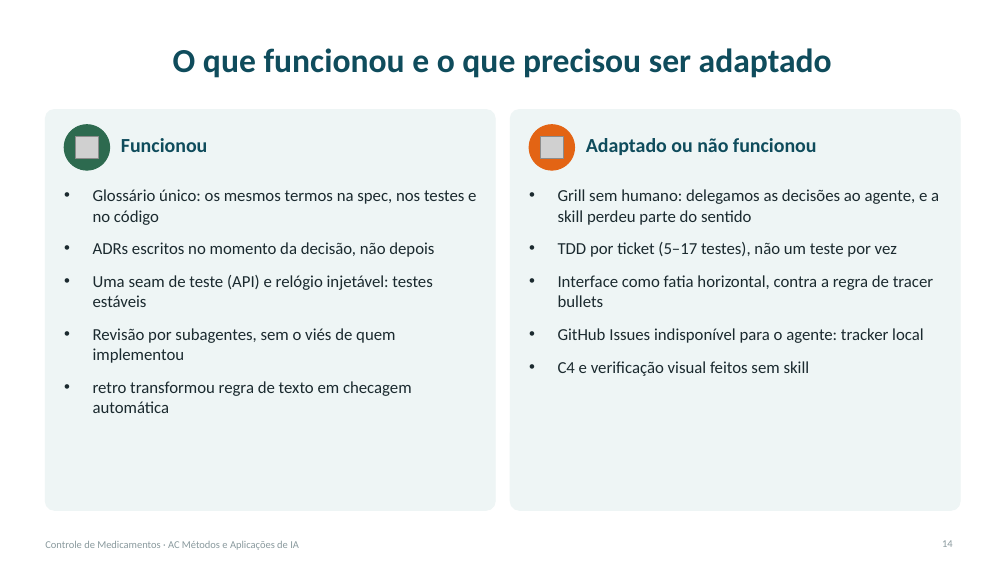
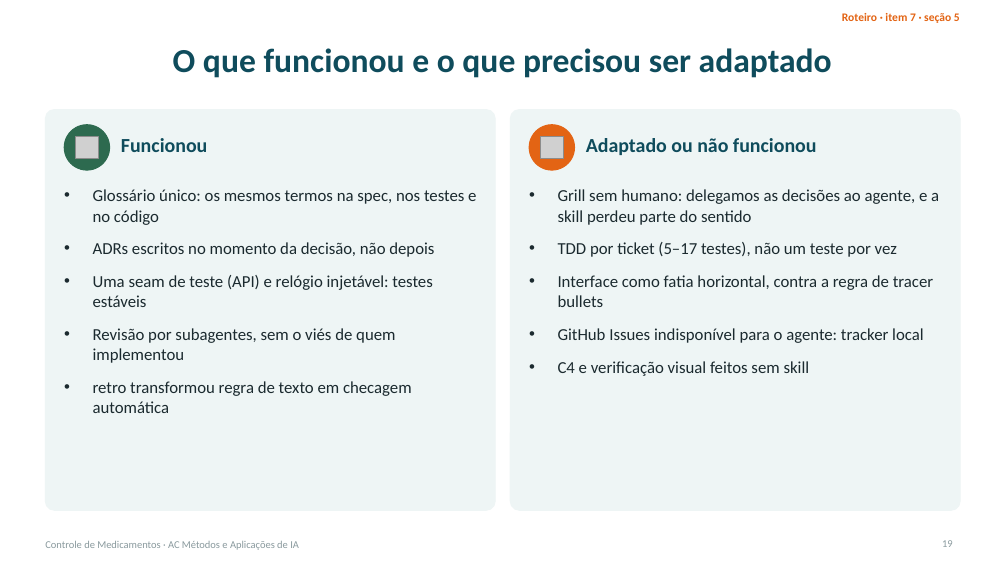
Before and after one commit to BeatrizSamaha/ac-ia-skills, a slide deck: slide 19 of slides/apresentacao.pptx (slide 14 before the commit). Drawn at 1008x567 pixels with LibreOffice and Linux fonts; fonts in the diff are those of the drawing; grey boxes stand for pictures. Boxes give left, top, right and bottom in pixels: in the first picture for what was removed or moved away, otherwise in the second. Text is boxed around its words. In the diff, an @@ line names an element or a change of style, - is before the commit and + after.

Commit message:
Slides: roteiro do enunciado, critérios, exemplos com prints reais e 7 perguntas da seção 5

```diff
--- a/slides/apresentacao.pptx
+++ b/slides/apresentacao.pptx
@@ text added at <box>842,13,960,23</box>, 11 pt, text #E36414, bold @@
+Roteiro · item 7 · seção 5
```
Also in this commit, not shown: 13 other slides changed, 6 slides added, 1 slide removed, 10 other files.
